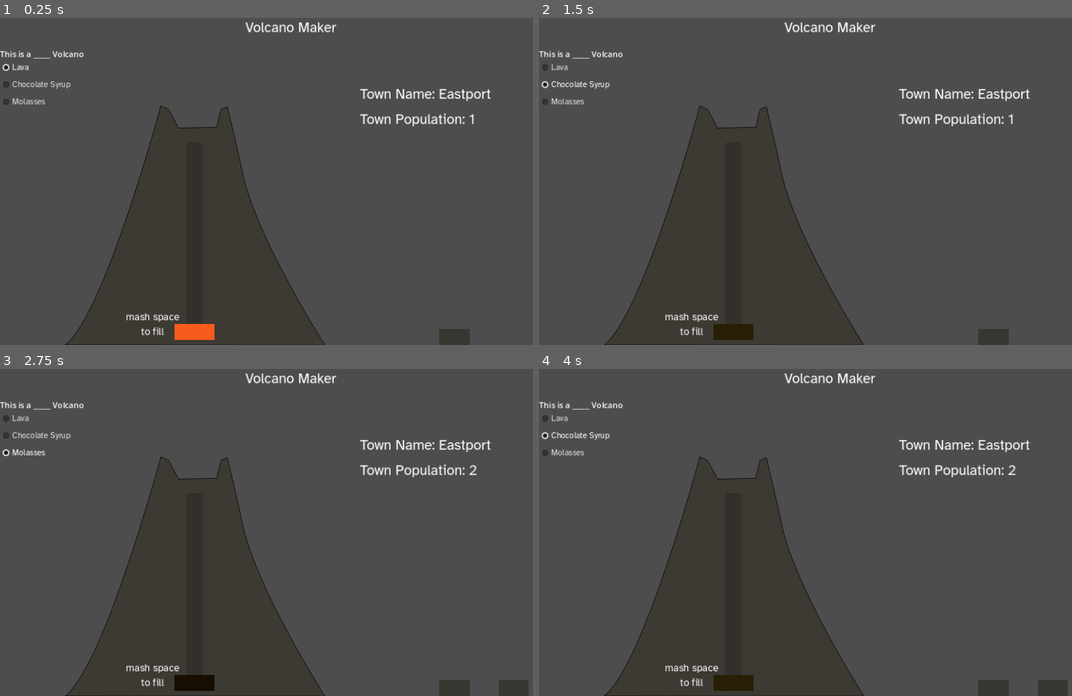
Above: before the commit, frames 1-4 (two rows, left to right).
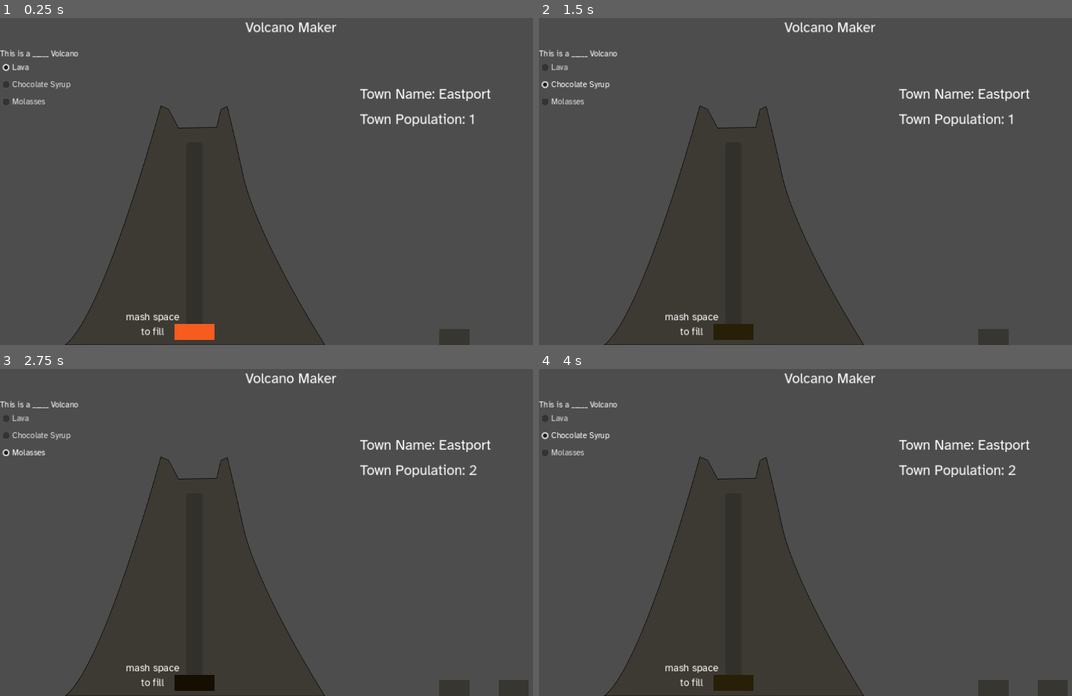
Above: after the commit, the same moments.

Repository: wycre/volcanomaker
Game: Godot game, scene res://Game.tscn
The game is run twice, just before and just after one commit, with the same random seed, the same clock (stepped at 60 frames per second) and the same inputs.
Inputs:
- Up to frame 1 (0.25 s): no input
- Up to frame 2 (1.5 s): click "Lava" at 0.5 s; click "Chocolate Syrup" at 1.25 s
- Up to frame 3 (2.75 s): click "Molasses" at 2 s
- Up to frame 4 (4 s): click "Lava" at 2.75 s; click "Chocolate Syrup" at 3.5 s

The runs differ from the first frame. In frame 1, 0.2% of the frame differs, in the area x 0-16%, y 9-13%; in frame 2, 0.2%; in frame 3, 0.2%; in frame 4, 0.2%.

Commit message:
fixes for custom export template

Diff:
--- a/Game.tscn
+++ b/Game.tscn
@@ -141,6 +141,7 @@
 offset_top = 60.0
 offset_right = 166.0
 offset_bottom = 83.0
+theme = ExtResource("4_ag2wq")
 text = "This is a _____ Volcano"
 
 [node name="VolcanoContentButtons" type="VBoxContainer" parent="VolcanoSettings"]
@@ -235,6 +236,7 @@
 offset_top = 464.0
 offset_right = 312.0
 offset_bottom = 496.0
+theme = ExtResource("4_ag2wq")
 text = "Reset"
 
 [connection signal="pressed" from="Newspaper/ResetButton" to="." method="_on_reset_button_pressed"]
--- a/Scripts/FluidTube.gd
+++ b/Scripts/FluidTube.gd
@@ -2,8 +2,8 @@
 
 const Fluidslib = preload("res://Scripts/Fluids.gd")
 const Fluids = Fluidslib.Fluids
-const Colors = Fluidslib.fluid_colors
-const fluid_decay_rates = Fluidslib.fluid_decay_rates
+var Colors = Fluidslib.fluid_colors
+var fluid_decay_rates = Fluidslib.fluid_decay_rates
 
 
 var _fluid_material = StyleBoxFlat.new()
Not shown, changed: export_presets.cfg
Not shown, added: Volcano.build
